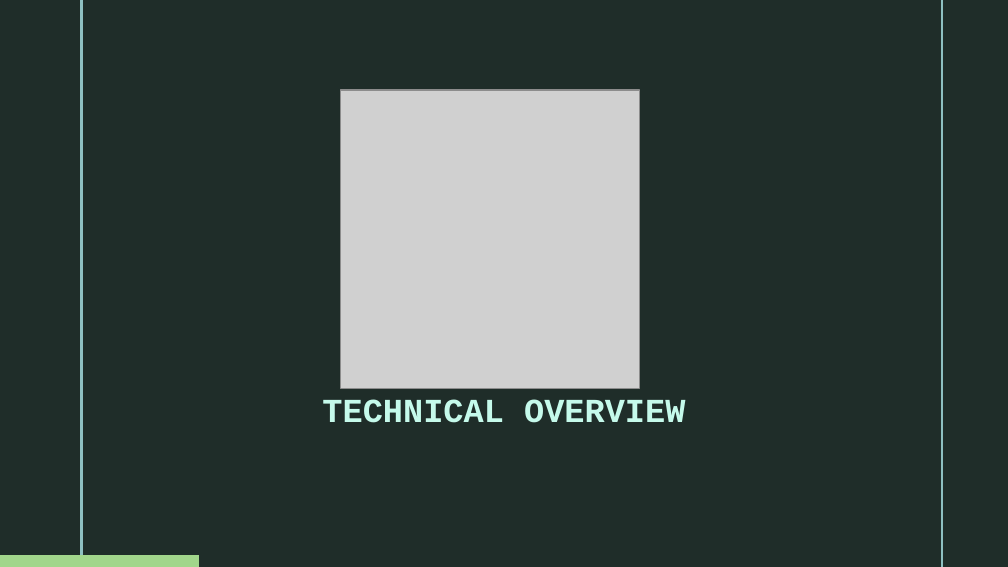
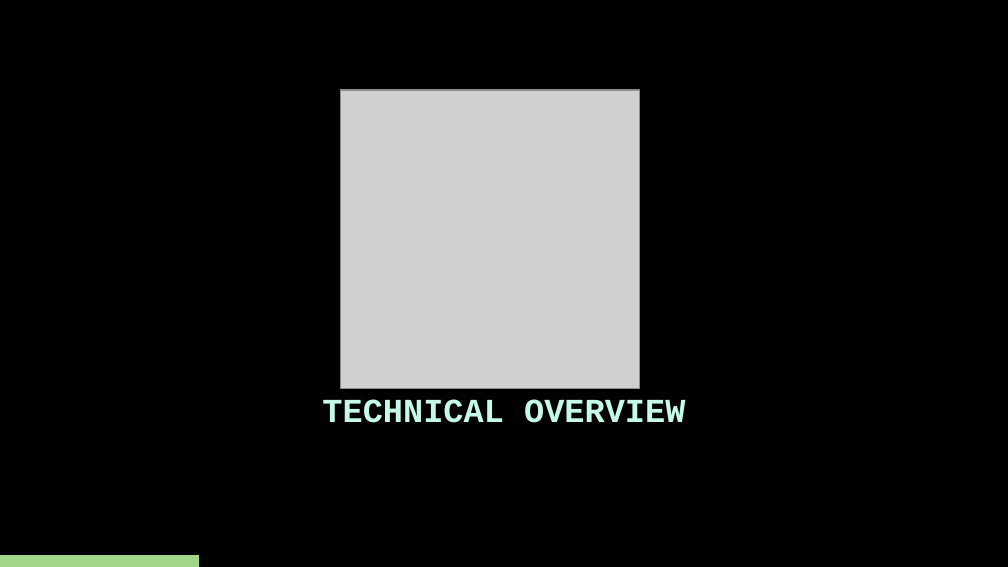
Before and after one commit to opensourcecorp/workshops, a slide deck: slide 7 of linux/docs/Linux-Workshop.odp. Drawn at 1008x567 pixels with LibreOffice and Linux fonts; fonts in the diff are those of the drawing; grey boxes stand for pictures; background and template pictures are left out. Boxes give left, top, right and bottom in pixels: in the first picture for what was removed or moved away, otherwise in the second. Text is boxed around its words. In the diff, an @@ line names an element or a change of style, - is before the commit and + after.

```diff
--- a/linux/docs/Linux-Workshop.odp
+++ b/linux/docs/Linux-Workshop.odp
@@ background picture (left out) to #000000 @@
@@ freeform shape removed at (80,0,84,566) @@
@@ freeform shape removed at (83,0,940,566) @@
@@ freeform shape removed at (940,0,942,566) @@
@@ freeform shape at (0,554,200,566): shadow on @@
```
Also in this commit, not shown: 16 other slides changed, 1 slide removed.
